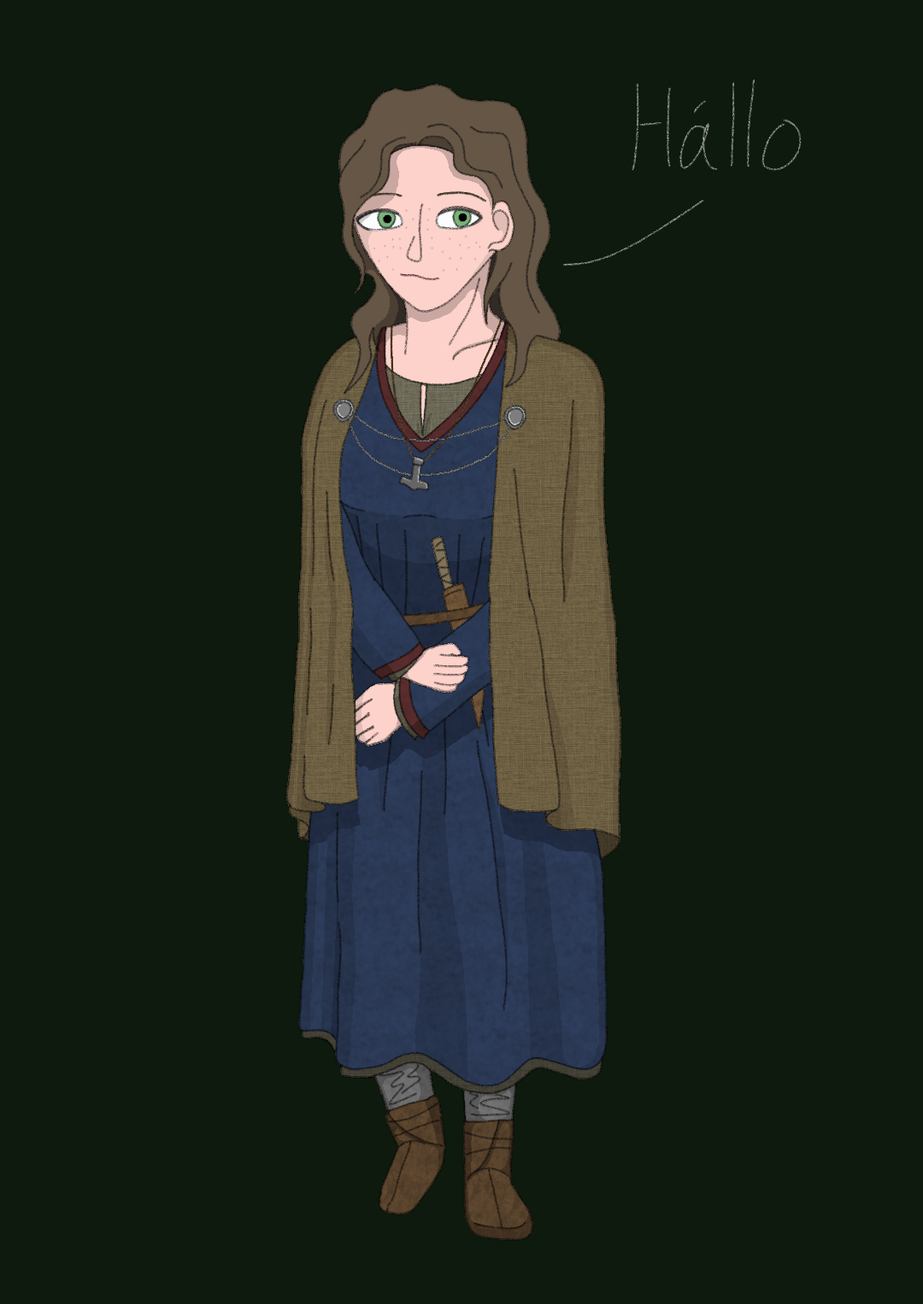
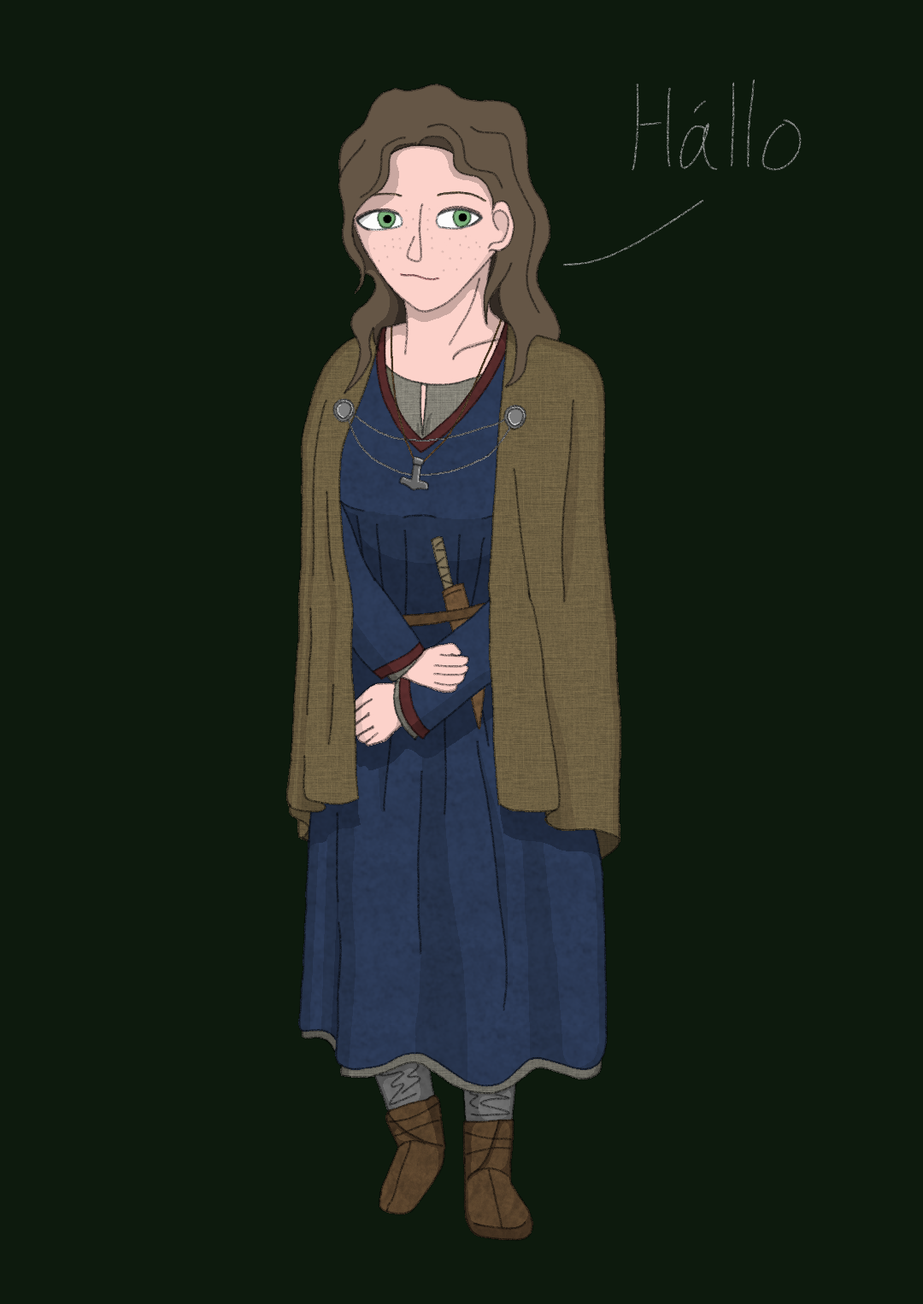
Comparing the layer stacks of the two 923x1304 images. Changes:
painted on "color" over [301, 371, 602, 1095]
